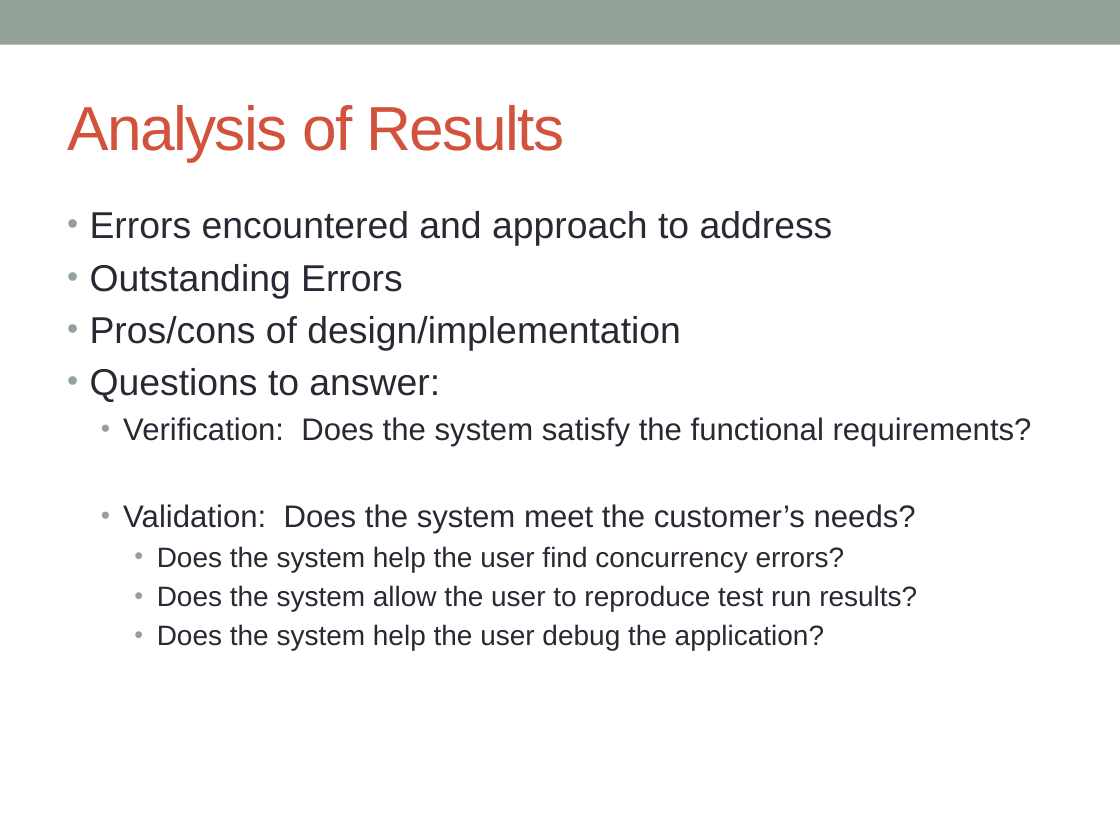
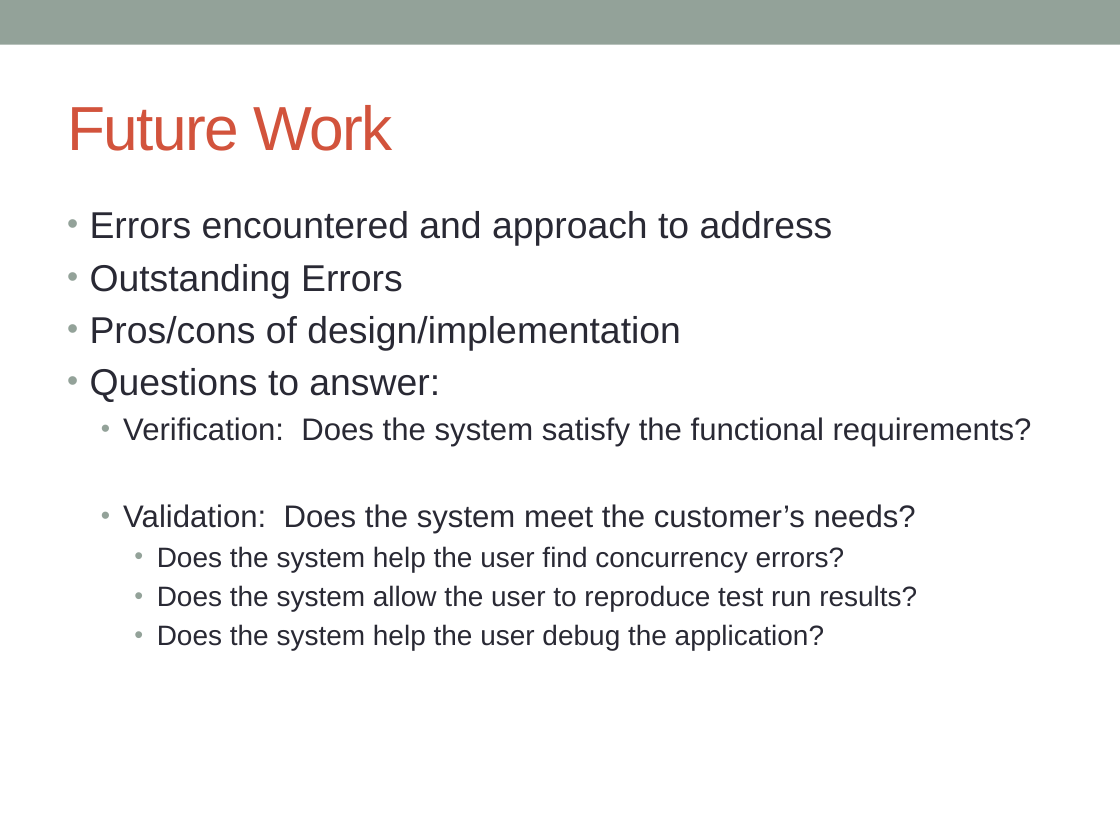
Before and after one commit to concurTestFramework/concurTestFramework, a slide deck: slide 17 of Documents/Concur_Presentation.pptx (slide 16 before the commit). Drawn at 1120x840 pixels with LibreOffice and Linux fonts; fonts in the diff are those of the drawing. Boxes give left, top, right and bottom in pixels: in the first picture for what was removed or moved away, otherwise in the second. Text is boxed around its words. In the diff, an @@ line names an element or a change of style, - is before the commit and + after.

```diff
--- a/Documents/Concur_Presentation.pptx
+++ b/Documents/Concur_Presentation.pptx
@@ title at [67, 105, 392, 151]: text changed @@
-Analysis of Results
+Future Work
```
Also in this commit, not shown: 10 other slides changed, 9 slides added, 4 slides removed.
